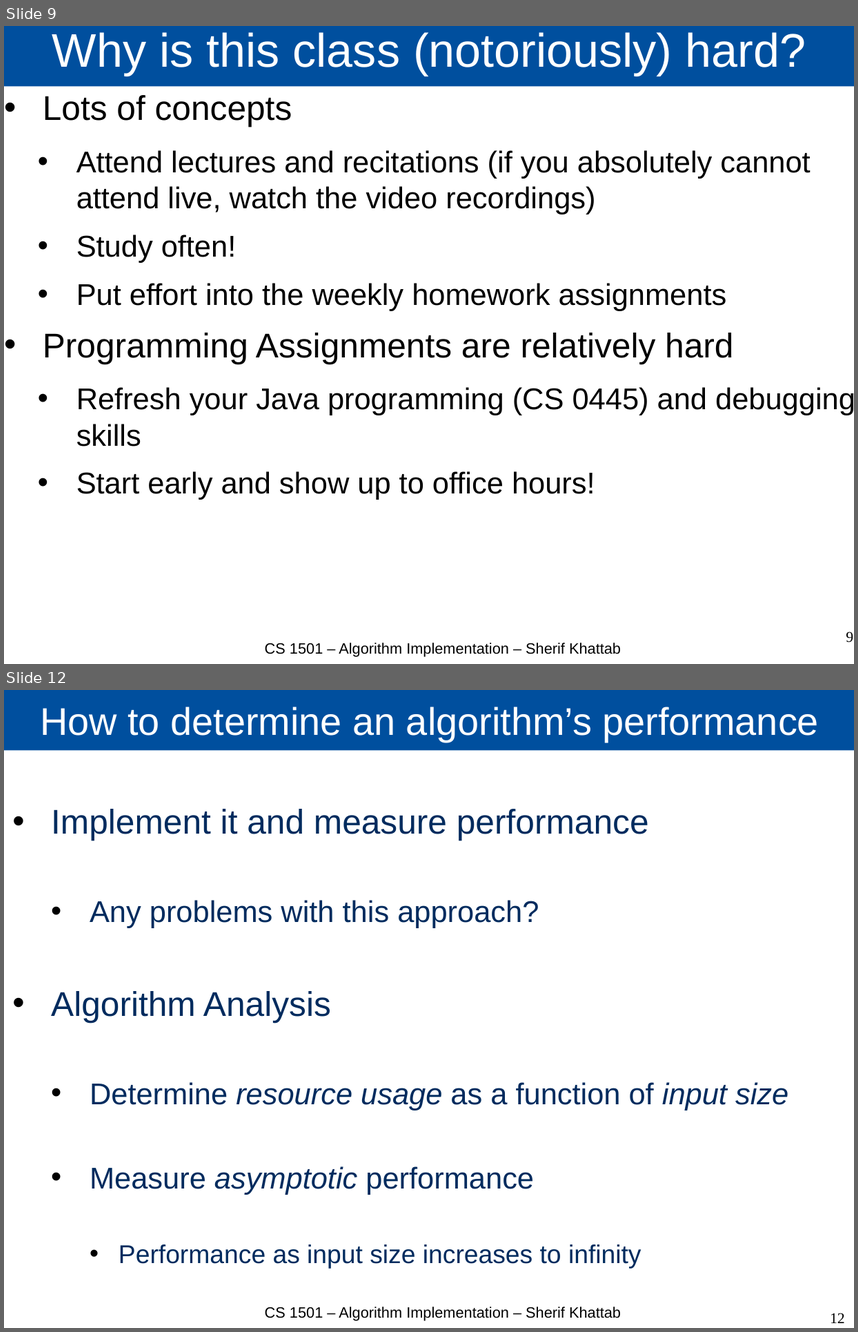
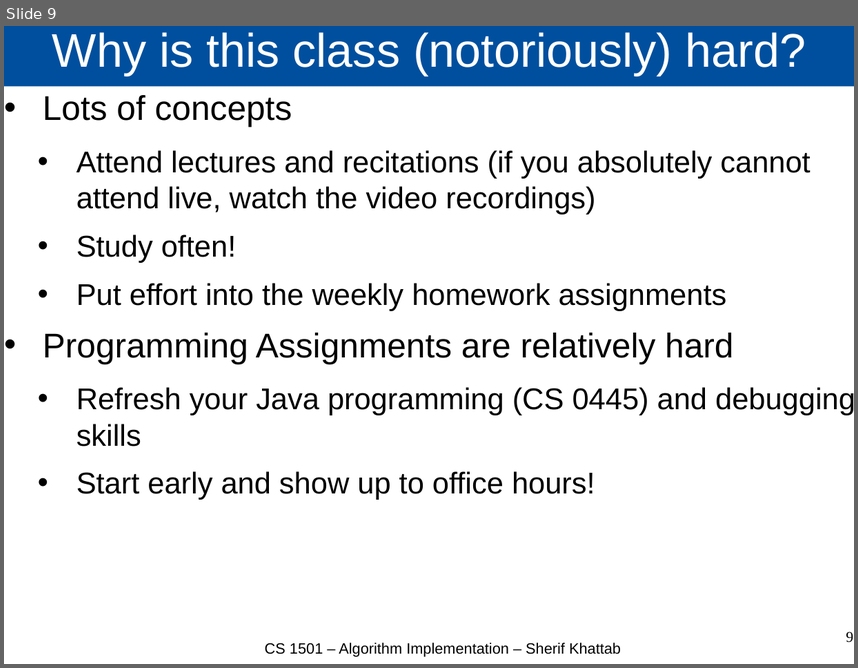
Before and after one commit to cs1501-2224/handouts, a slide deck: DraftSlides/Lecture0.pptx. Shown one above the other, each under a label of ours: slides 9 and 12 before the commit, slide 9 after it; the slides between them are not shown. The pictures are 858x1332 and 858x668 pixels, drawn with LibreOffice and Linux fonts; fonts in the diff are those of the drawing. Boxes give left, top, right and bottom in pixels: in the first picture for what was removed or moved away, otherwise in the second. Text is boxed around its words. In the diff, an @@ line names an element or a change of style, - is before the commit and + after.

```diff
--- a/DraftSlides/Lecture0.pptx
+++ b/DraftSlides/Lecture0.pptx
@@ slide 12 removed at (4, 690, 854, 1328), background #FFFFFF @@
@@ title removed at (4, 690, 854, 751) @@
-How to determine an algorithm’s performance
@@ text removed at (51, 809, 789, 1268) @@
-• Implement it and measure performance
-  • Any problems with this approach?
-• Algorithm Analysis
-  • Determine resource usage as a function of input size
-  • Measure asymptotic performance
-    • Performance as input size increases to infinity
@@ text removed at (265, 1306, 621, 1321) @@
-CS 1501 – Algorithm Implementation – Sherif Khattab
@@ page number removed at (830, 1312, 845, 1323) @@
-12
```
Also in this commit, not shown: 5 slides changed, 6 other slides removed, 4 other files.
